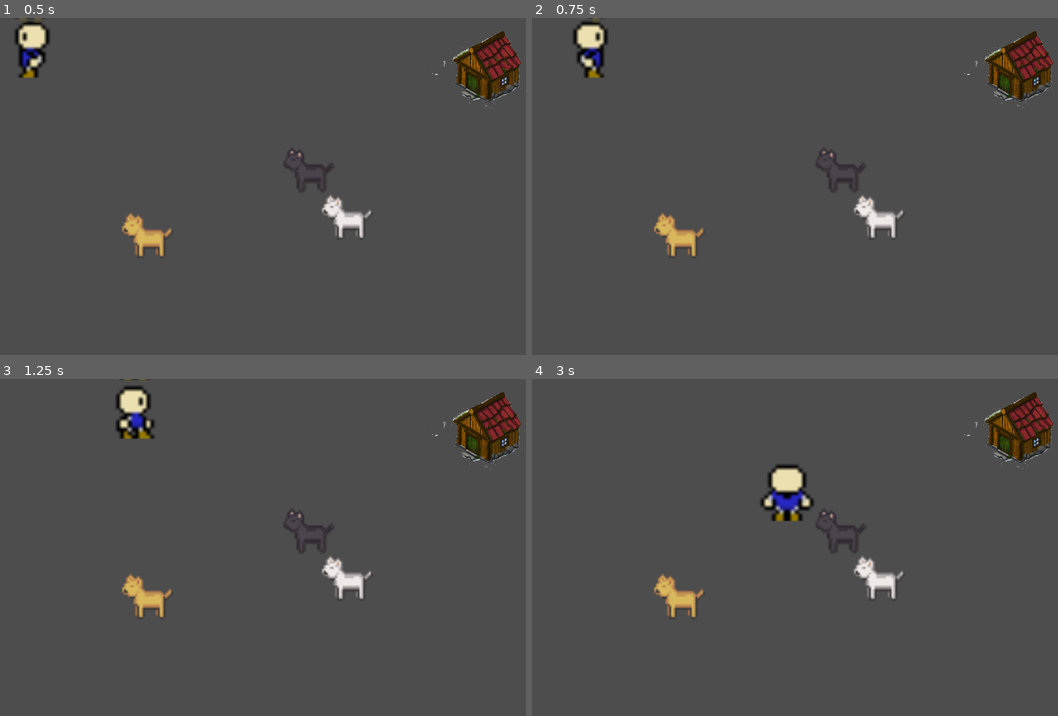
Above: before the commit, frames 1-4 (two rows, left to right).
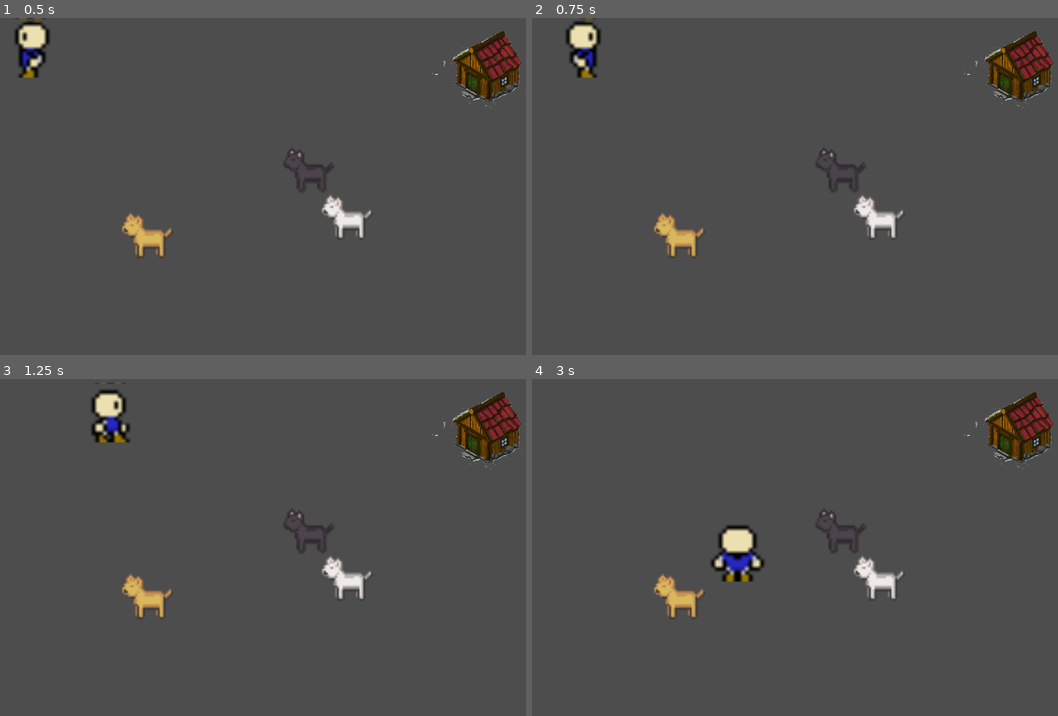
Above: after the commit, the same moments.

Repository: sygi/dog_game
Game: Godot game, scene res://root.tscn
Same seed, same stepped clock (60 frames per second), same inputs: the game is played once before the commit and once after it.
Inputs:
- Up to frame 1 (0.5 s): no input
- Up to frame 2 (0.75 s): tap Enter at 0.5 s; hold Right (right) from 0.53 s (still down)
- Up to frame 3 (1.25 s): keep holding Right (right)
- Up to frame 4 (3 s): release Right (right) at 1.28 s; hold Down (down) 1.28-2.03 s; hold Right (right) 2.03-2.78 s; hold Up (up) from 2.78 s (still down)

Frame 1 is identical in both runs. In frame 2, 0.9% of the frame differs, in the area x 6-15%, y 0-18%; in frame 3, 1.6%; in frame 4, 2.3%, in the area x 33-54%, y 25-61%.

Commit message:
prototype of dog pulling, dogs = 1 for now

Diff:
--- a/player.gd
+++ b/player.gd
@@ -1,12 +1,20 @@
 extends Node2D
+
+const POSSIBLE_DIRECTIONS = [&"right", &"left", &"down", &"up"]
+const NEXT_PULL_TIME = 0.5 # s
+const NEXT_PULL_RANGE = PI / 4 # rads
+const DOG_SPEED = 100 # px/s
 
 @export var speed = 400 # px/s
 @export var ACTIVATION_DISTANCE = 100 # px
 
-const POSSIBLE_DIRECTIONS = [&"right", &"left", &"down", &"up"]
 var last_direction: String = ""
 var screen_size: Vector2
 var active_dog = null
+
+var dogs: int = 1
+var pull_direction: Vector2
+var pull_timer: float = 0
 
 
 func get_closest_dog() -> Array:
@@ -47,9 +55,6 @@
 	var as2d_size     = texture_size * $AnimatedSprite2D.get_scale()
 	return as2d_size
 
-func _ready() -> void:
-	screen_size = get_viewport_rect().size - sprite_size()
-
 func update_animation():
 	for direction in POSSIBLE_DIRECTIONS:
 		if Input.is_action_pressed(direction):
@@ -61,16 +66,21 @@
 	if last_direction != "":
 		$AnimatedSprite2D.play(last_direction + "_idle")
 
-
-func _process(delta: float) -> void:
-	update_animation()
-	activate_dog()
+func move_player(delta: float):
 	var direction = get_direction()
 	var velocity = direction * speed
 
+	pull_timer += delta
+	if (pull_timer > NEXT_PULL_TIME):
+		var pull_direction_change = randf_range(-NEXT_PULL_RANGE, NEXT_PULL_RANGE)
+		pull_direction = pull_direction.rotated(pull_direction_change)
+	pull_timer = fmod(pull_timer, NEXT_PULL_TIME)
+
+	var pull_velocity = pull_direction * dogs * DOG_SPEED
+	velocity += pull_velocity
+
 	position += velocity * delta
 	position = position.clamp(Vector2.ZERO, screen_size)
-
 
 func get_direction():
 	var direction = Vector2.ZERO
@@ -84,3 +94,13 @@
 		direction.y -= 1
 
 	return direction.normalized()
+
+func _ready() -> void:
+	screen_size = get_viewport_rect().size - sprite_size()
+
+	pull_direction = Vector2.UP.rotated(randf_range(0, TAU))
+
+func _process(delta: float) -> void:
+	update_animation()
+	activate_dog()
+	move_player(delta)
Not shown, added: assets/house_nobg.png.import
